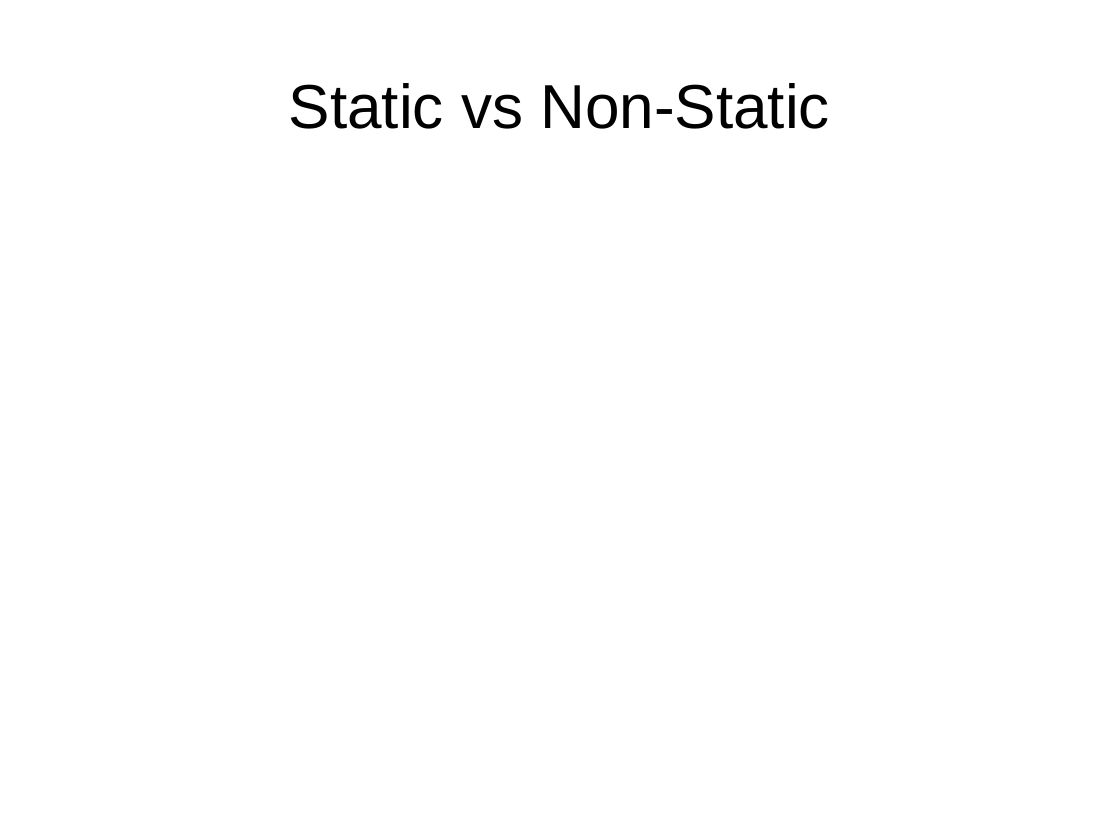
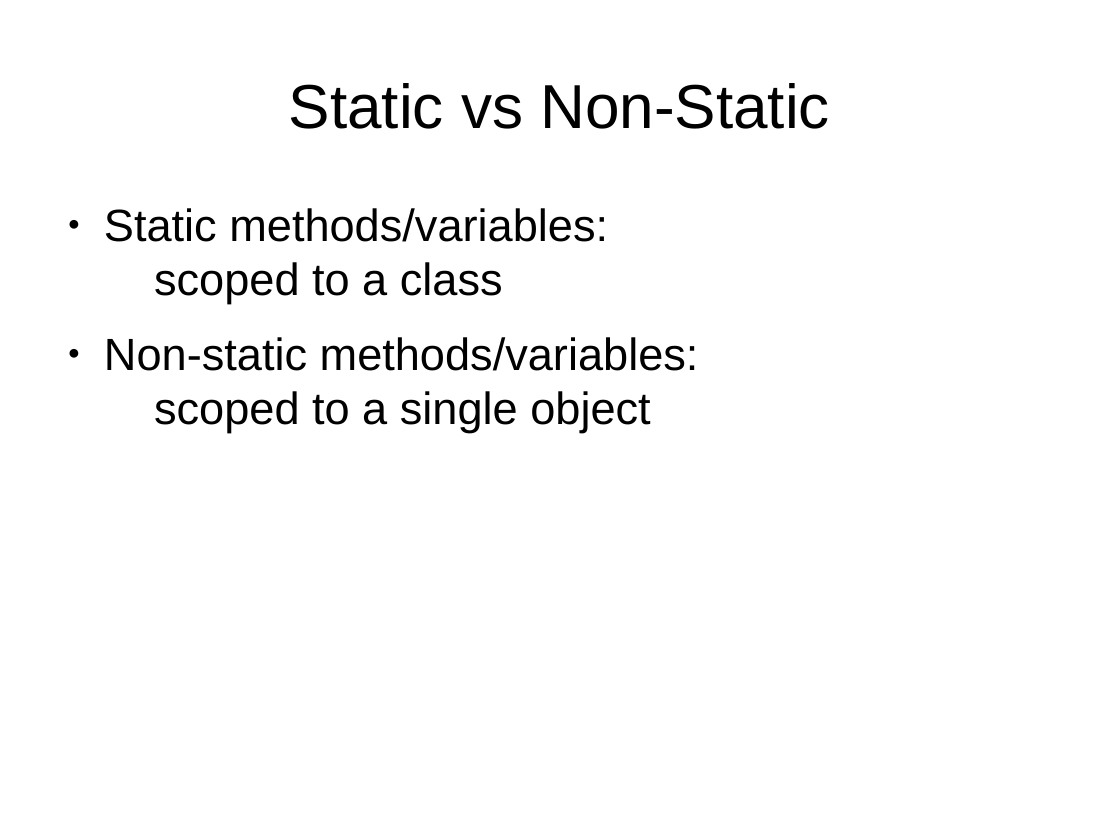
Before and after one commit to yv444/cse219-review, a slide deck: slide 16 of midterm_review.odp (slide 14 before the commit). Drawn at 1120x840 pixels with LibreOffice and Linux fonts; fonts in the diff are those of the drawing. Boxes give left, top, right and bottom in pixels: in the first picture for what was removed or moved away, otherwise in the second. Text is boxed around its words. In the diff, an @@ line names an element or a change of style, - is before the commit and + after.

```diff
--- a/midterm_review.odp
+++ b/midterm_review.odp
@@ text added at (x1=104, y1=208, x2=699, y2=432), 32 pt, text #000000 @@
+● Static methods/variables:
+  scoped to a class
+● Non-static methods/variables:
+  scoped to a single object
```
Also in this commit, not shown: 8 other slides changed, 3 slides added, 3 slides removed, 1 other file.
